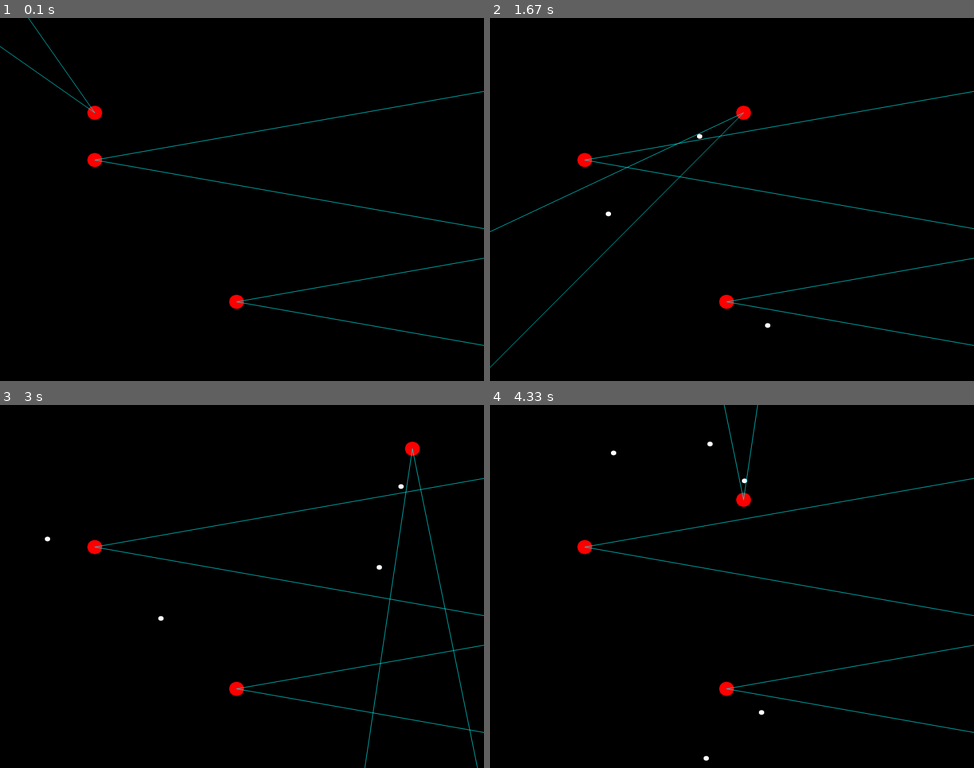
Above: before the commit, frames 1-4 (two rows, left to right).
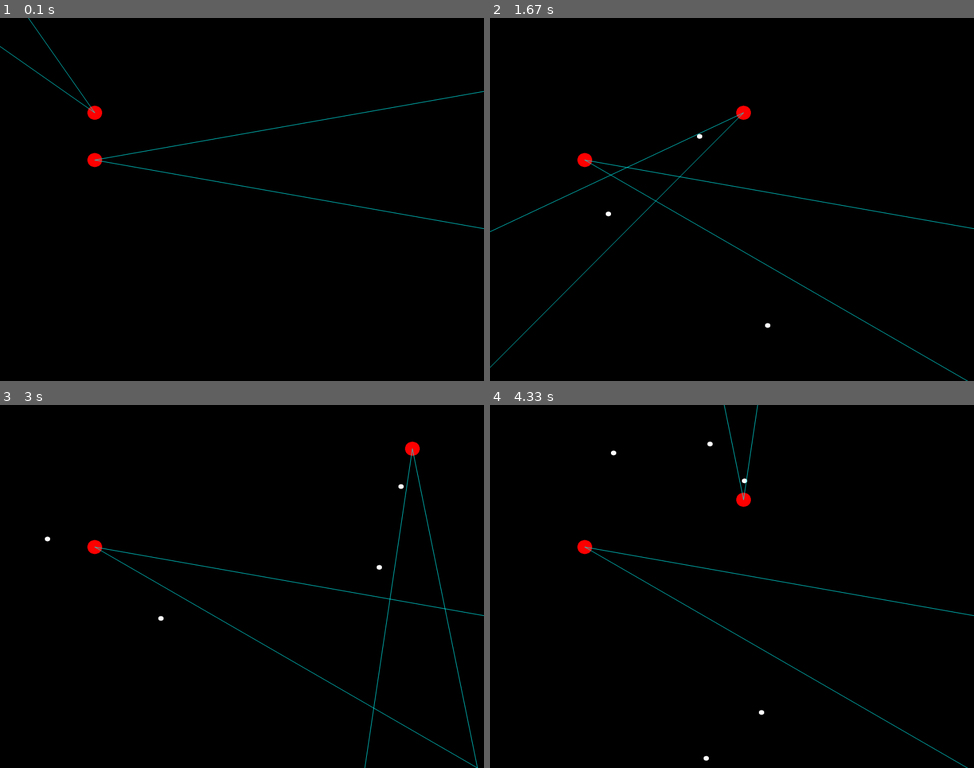
Above: after the commit, the same moments.

Repository: sattfatt/Simple-AI
Game: pygame game, started from pygame1/test.py
Same seed, same stepped clock (60 frames per second), same inputs: the game is played once before the commit and once after it. The source is Python 2; it was converted automatically to run under Python 3.
Inputs (mouse positions are in pixels of both pictures, inside the frame that each line leads up to):
- Up to frame 1 (0.1 s): no input
- Up to frame 2 (1.67 s): hold Space 0.33-0.8 s; hold D 0.33-0.8 s; move the mouse to (712, 214) at 0.37 s; tap Space at 0.83, 1.23, 1.53 s; hold L 1.17-1.63 s; hold D 1.17-1.63 s; move the mouse to (615, 203) at 1.2 s
- Up to frame 3 (3 s): hold D 1.67-2.13 s; move the mouse to (91, 532) at 1.7 s; tap Space at 1.73, 2.03, 2.23, 2.57, 2.87 s; hold W 2.17-2.47 s; move the mouse to (91, 669) at 2.2 s; hold D 2.5-2.97 s; move the mouse to (421, 713) at 2.53 s
- Up to frame 4 (4.33 s): hold A 3-3.53 s; move the mouse to (790, 619) at 3.03 s; tap Space at 3.07, 3.37, 3.63, 3.97, 4.27 s; hold S 3.57-3.87 s; move the mouse to (606, 452) at 3.6 s; hold A 3.9-4.3 s; move the mouse to (741, 463) at 3.93 s

The runs differ from the first frame. In frame 1, 0.4% of the frame differs, in the area x 47-100%, y 66-91%; in frame 2, 0.9%; in frame 3, 0.9%; in frame 4, 0.9%, in the area x 19-100%, y 20-100%.

Commit message:
improved the projectile in FOV detection

Diff:
--- a/pygame1/test.py
+++ b/pygame1/test.py
@@ -72,11 +72,11 @@
 
         self.owner = owner
 
-        self.pov = math.radians(20)
+        self.pov = 20
 
         self.pos = np.asarray(pos)
 
-        self.dir = float(dir)
+        self.dir = dir
 
         self.cursorangle = 0
 
@@ -88,8 +88,8 @@
 
         self.speedMag = PROJVEL
 
-        self.speed = (float(self.speedMag * math.cos(self.dir)),
-                      float(self.speedMag * math.sin(self.dir)))
+        self.speed = (float(self.speedMag * math.cos(math.radians(self.dir))),
+                      float(self.speedMag * math.sin(math.radians(self.dir))))
 
         self.hitbox = pygame.Rect(self.pos[0] - size, self.pos[1] - size, size, size)
 
@@ -121,16 +121,17 @@
         mousepos = np.array(pygame.mouse.get_pos())
         heading = mousepos - self.pos
         # print heading
-        return math.atan2(heading[1], heading[0])
+        return math.degrees(math.atan2(heading[1], heading[0]))
 
     def drawWedge(self):
         # creates wedge with variable pov
-
+        pov = math.radians(self.pov)
+        dir = math.radians(self.dir)
         # self.dir = self.getCursorAngle()
-        endpointupper = (self.wedgeMag * math.cos(self.pov / 2 + self.dir) + self.pos[0],
-                         self.wedgeMag * math.sin(self.pov / 2 + self.dir) + self.pos[1])
-        endpointlower = (self.wedgeMag * math.cos(-(self.pov / 2) + self.dir) + self.pos[0],
-                         self.wedgeMag * math.sin(-(self.pov / 2) + self.dir) + self.pos[1])
+        endpointupper = (self.wedgeMag * math.cos(pov / 2 + dir) + self.pos[0],
+                         self.wedgeMag * math.sin(pov / 2 + dir) + self.pos[1])
+        endpointlower = (self.wedgeMag * math.cos(-(pov / 2) + dir) + self.pos[0],
+                         self.wedgeMag * math.sin(-(pov / 2) + dir) + self.pos[1])
         pygame.draw.aaline(DISPLAYSURF, CYAN, self.pos, (endpointupper[0], endpointupper[1]))
         pygame.draw.aaline(DISPLAYSURF, CYAN, self.pos, (endpointlower[0], endpointlower[1]))
 
@@ -156,7 +157,9 @@
 
         relativepos = projectile.pos - self.pos
         argument = math.atan2(relativepos[1], relativepos[0])
-        if self.dir + self.pov / 2 >= argument >= self.dir - self.pov / 2 and projectile.owner != self.owner:
+        arg = math.degrees(argument) + (360*math.floor(self.dir/360))
+        #print(arg)
+        if (self.dir + self.pov/2) >= arg >= (self.dir - self.pov/2) and projectile.owner != self.owner:
             return projectile.owner
 
     def control(self, controlframe):
@@ -198,15 +201,17 @@
 
 bob = Entity((200, 200), 0, 15, RED, DISPLAYSURF, 'bob')
 joe = Entity((200, 300), 0, 15, RED, DISPLAYSURF, 'joe')
-dan = Entity((500, 600), 0, 15, RED, DISPLAYSURF, 'dan')
+#dan = Entity((500, 600), 0, 15, RED, DISPLAYSURF, 'dan')
 
 projectiles = []
 
-entities = [bob, joe, dan]
+entities = [bob, joe]
 
 prevkey = 0
 
 hold = False
+
+counter = 0
 
 while True:
     DISPLAYSURF.fill(BLACK)
@@ -245,6 +250,11 @@
                 # print angle
                 projectiles.append(
                     Entity((entities[0].pos[0], entities[0].pos[1]), angle, 5, WHITE, DISPLAYSURF, entities[0].owner))
+            if event.key == K_l:
+                testframe = ControlFrame('bob')
+                testframe.deltaHeading = 20
+                testframe.deltaDirection = (0, 0)
+                joe.control(testframe)
 
     # projectile handling
     if projectiles:
@@ -260,6 +270,9 @@
                 proj.collisionDetection(entity)
                 temp = entity.inWedge(proj)
                 if temp:
+                    counter += 1
+                    print counter
+                    print('checking: ' + entity.owner)
                     print(temp + '\'s projectile is in ' + entity.owner + '\'s FOV')
                     # projectiles[:] = [x for x in projectiles if not bob.collisionDetection(proj)]
 
